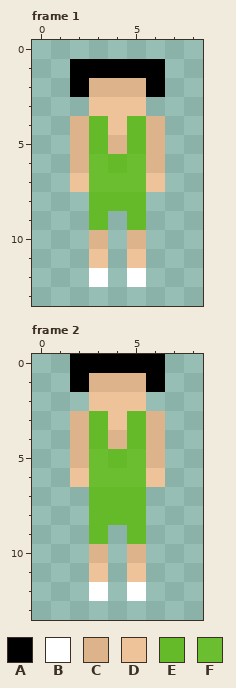
Pixel-art file -- Assets/PersonalAssets/NPC/Day1/Man4DayOneCorrectFrontIdle.aseprite. Above is the file before it was changed.
9x14 pixels, 3 frames. Shown: frame 1, frame 2. The commit also changed other frames, which this record leaves out.
Palette (. is transparent): A #000000  B #ffffff  C #ddb38b  D #eec39a  E #65ba2a  F #6abe30
Pixels before, frame 1, first column x 2:
 1 AAAAA
 2 ACCCA
 3 .DDD.
 4 CEDEC
 5 CECEC
 6 CFEFC
 7 DFFFD
 8 .EEE.
 9 .E.E.
10 .C.C.
11 .D.D.
12 .B.B.
Pixels before, frame 2, first column x 2:
 0 AAAAA
 1 ACCCA
 2 .DDD.
 3 CEDEC
 4 CECEC
 5 CFEFC
 6 DFFFD
 7 .EEE.
 8 .EEE.
 9 .E.E.
10 .C.C.
11 .D.D.
12 .B.B.
The same view after the edit:
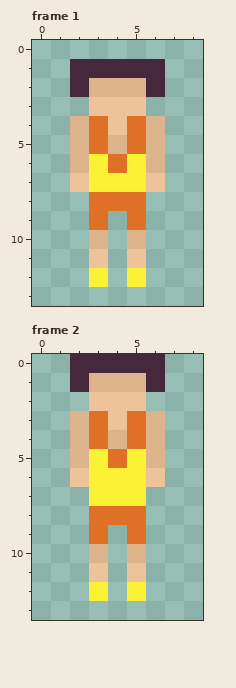
Author's note on the commit: Assets update All skins for NPCs for day two made
Edits made:
colour A: #000000 -> #45283c
colour E: #65ba2a -> #df7126
colour F: #6abe30 -> #fbf236
Frame 1:
y 12: x 3 B -> F; x 5 B -> F
Frame 2:
y 7: x 3..5 EEE -> FFF
y 12: x 3 B -> F; x 5 B -> F
Pixel boxes of the changes (left, top, right, bottom) in both pictures:
changed: (70, 59, 165, 287)
changed: (70, 354, 165, 601)
